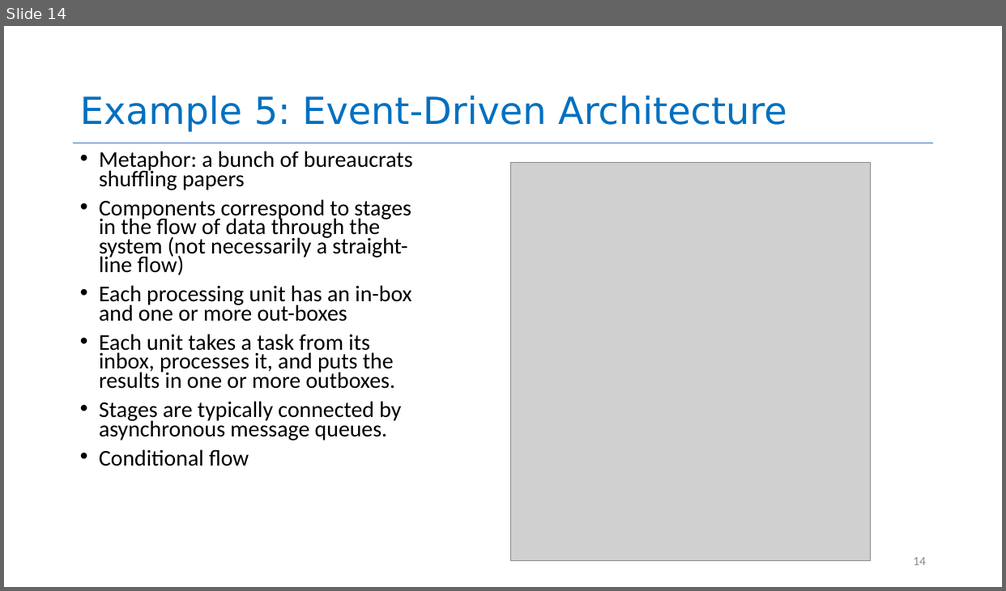
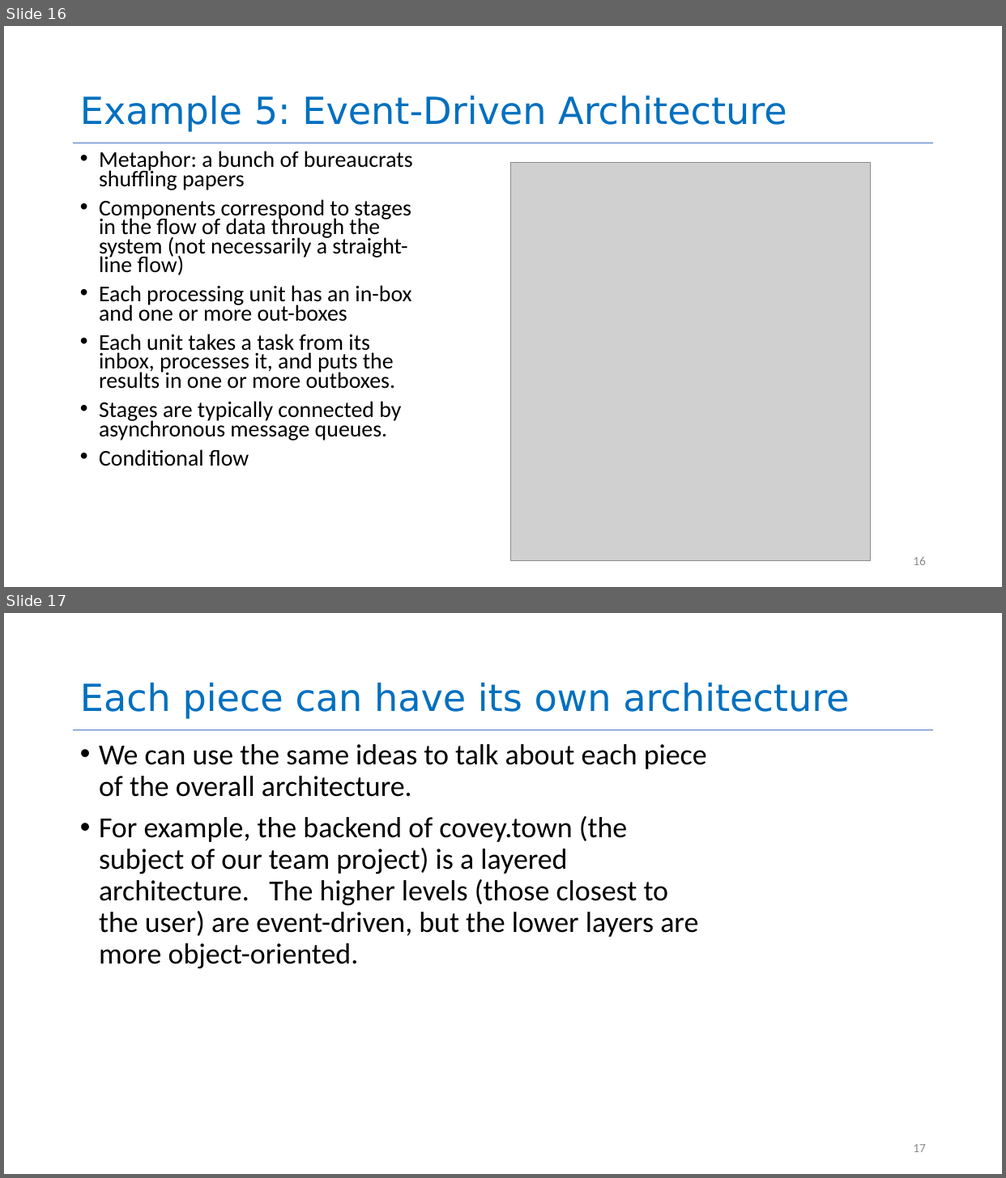
Before and after one commit to neu-se/CS4530-Spring-2022, a slide deck: Slides/Lesson 2.2 The Architectural Scale.pptx. Shown one above the other, each under a label of ours: slide 14 before the commit, slides 16 and 17 after it. The pictures are 1006x591 and 1006x1178 pixels, drawn with LibreOffice and Linux fonts; fonts in the diff are those of the drawing; grey boxes stand for pictures. Boxes give left, top, right and bottom in pixels: in the first picture for what was removed or moved away, otherwise in the second. Text is boxed around its words. In the diff, an @@ line names an element or a change of style, - is before the commit and + after.

Commit message:
incorporated Jon & Adeel's ideas for L2.1-2.2

```diff
--- a/Slides/Lesson 2.2 The Architectural Scale.pptx
+++ b/Slides/Lesson 2.2 The Architectural Scale.pptx
@@ slide 17 added at (4,613,1002,1174), background #FFFFFF; not listed: 1 template element that a slide beside it also shows @@
@@ title added at (80,683,849,719), 36 pt, text #0070C0 @@
+Each piece can have its own architecture
@@ text added at (99,744,707,969), 28 pt, text #000000 @@
+• We can use the same ideas to talk about each piece of the overall architecture.
+• For example, the backend of covey.town (the subject of our team project) is a layered architecture. The higher levels (those closest to the user) are event-driven, but the lower layers are more object-oriented.
@@ page number added at (913,1144,926,1152), 12 pt, text #8C8C8C @@
+17
@@ what was slide 14 is now slide 16 @@
@@ page number at (913,557,926,565): text changed @@
-14
+16
```
Also in this commit, not shown: 3 slides changed, 2 other slides added.
